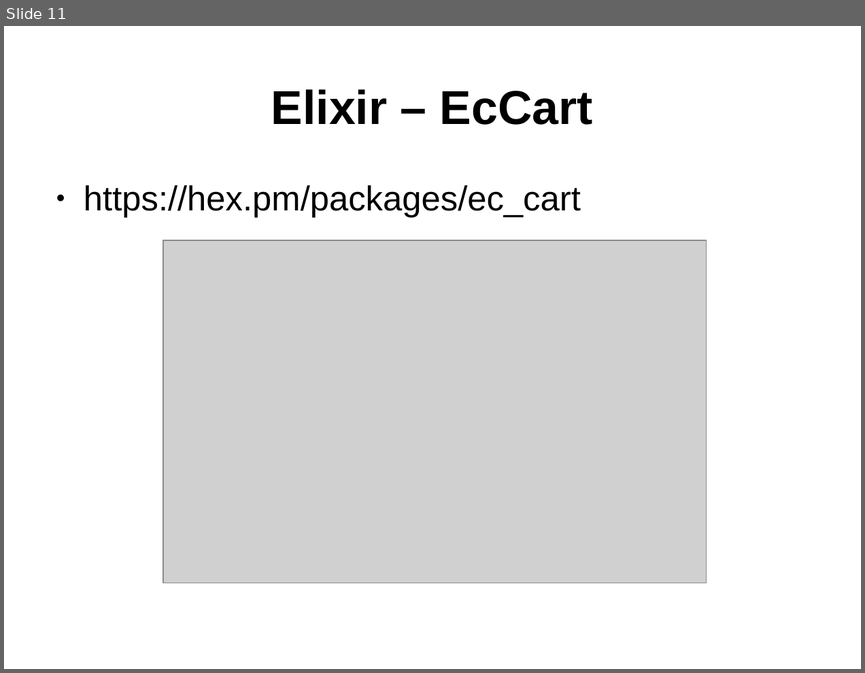
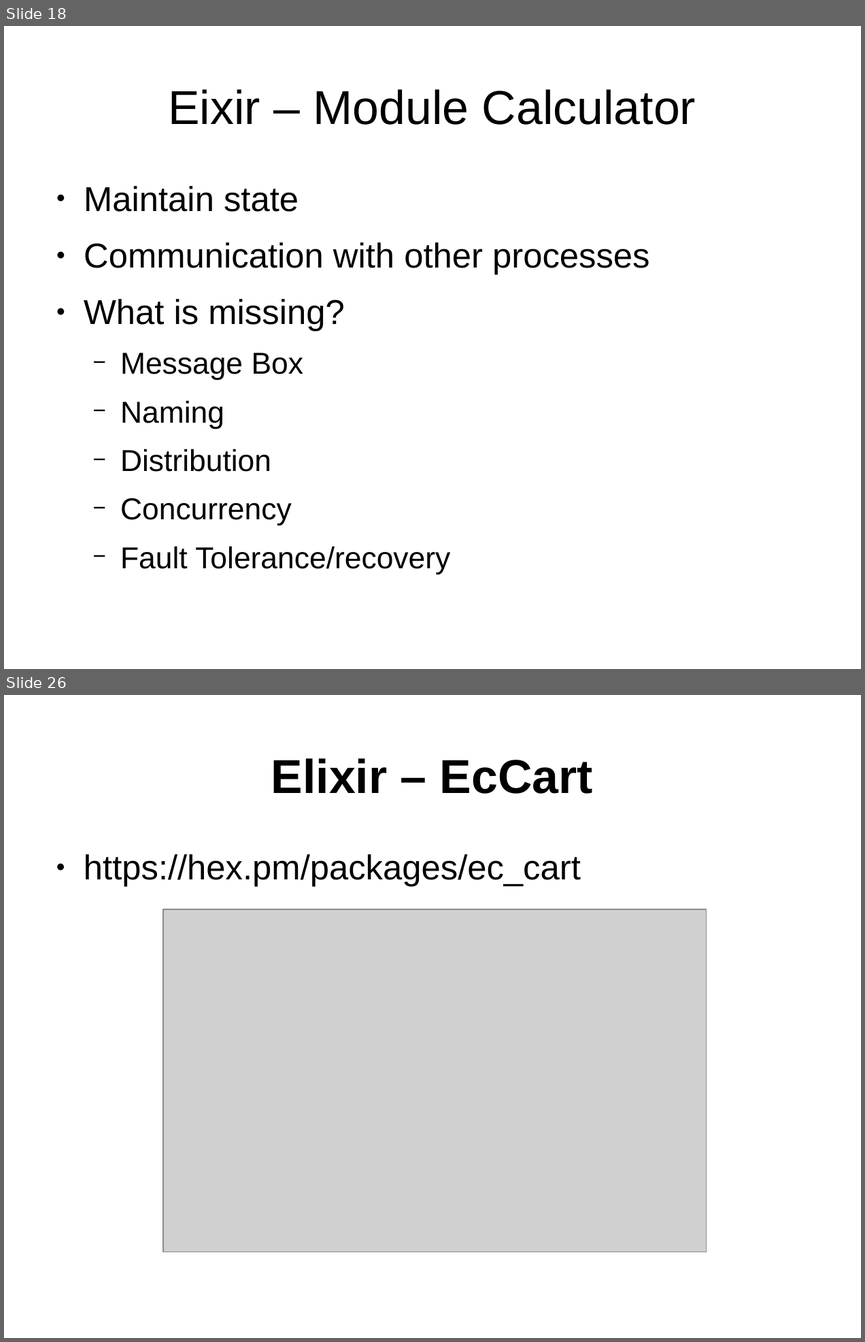
Before and after one commit to ramortegui/talks, a slide deck: elixir-otp-basics.odp. Shown one above the other, each under a label of ours: slide 11 before the commit, slides 18 and 26 after it; the slides between them are not shown. The pictures are 865x673 and 865x1342 pixels, drawn with LibreOffice and Linux fonts; fonts in the diff are those of the drawing; grey boxes stand for pictures. Boxes give left, top, right and bottom in pixels: in the first picture for what was removed or moved away, otherwise in the second. Text is boxed around its words. In the diff, an @@ line names an element or a change of style, - is before the commit and + after.

```diff
--- a/elixir-otp-basics.odp
+++ b/elixir-otp-basics.odp
@@ slide 18 added at box(4, 26, 861, 669), background #FFFFFF @@
@@ title added at box(168, 89, 696, 125), 44 pt, text #000000 @@
+Eixir – Module Calculator
@@ text added at box(84, 186, 650, 574), 28 pt, text #000000 @@
+● Maintain state
+● Communication with other processes
+● What is missing?
+  − Message Box
+  − Naming
+  − Distribution
+  − Concurrency
+  − Fault Tolerance/recovery
@@ what was slide 11 is now slide 26 @@
```
Also in this commit, not shown: 6 slides changed, 17 other slides added, 3 slides removed.
